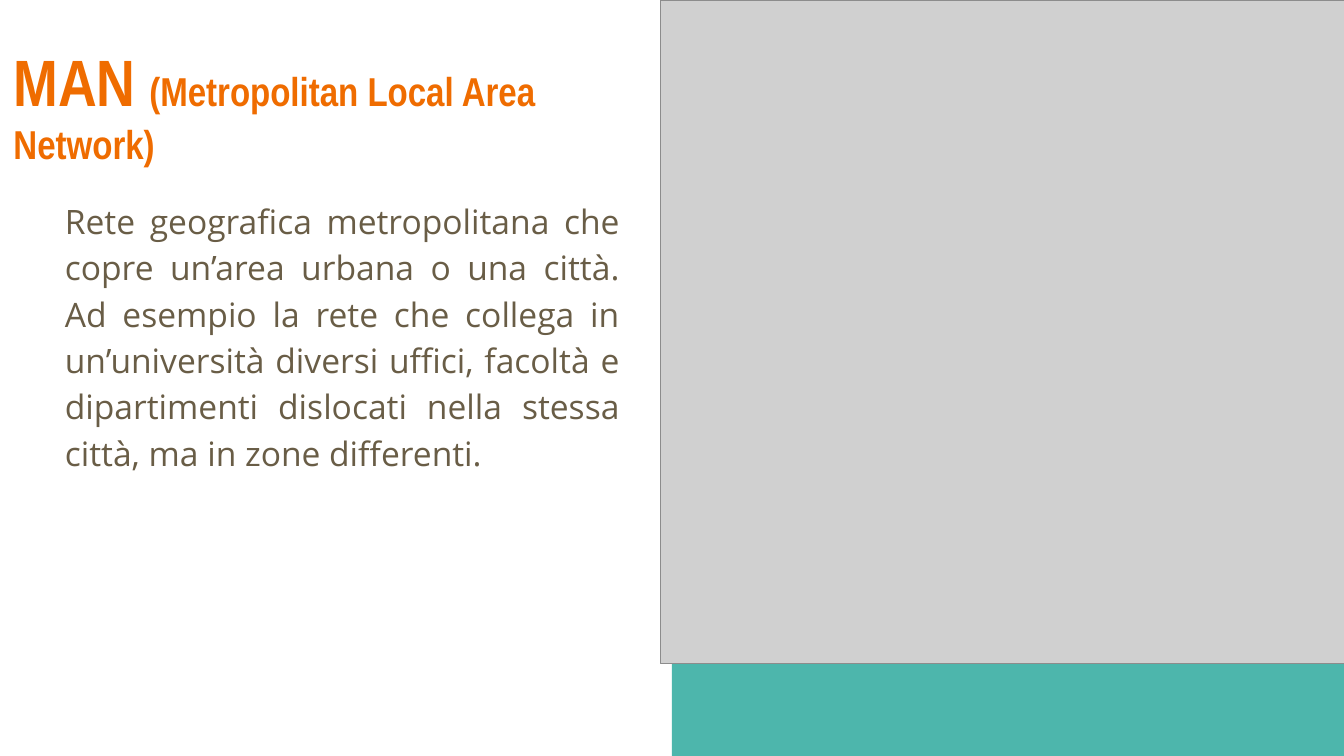
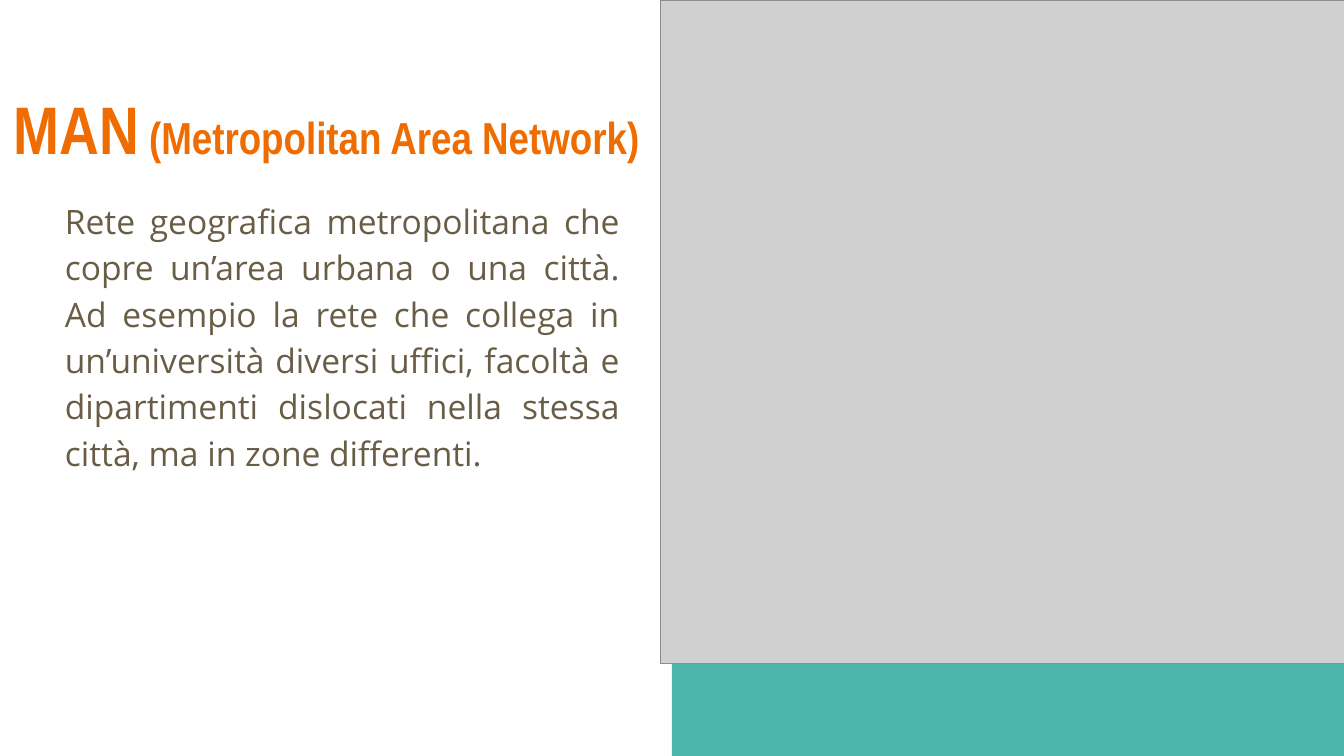
Before and after one commit to LeleCazza/LeleCazza.github.io, a slide deck: slide 7 of reti_informatiche/materiale/lezione_1_reti_introduzione.pptx. Drawn at 1344x756 pixels with LibreOffice and Linux fonts; fonts in the diff are those of the drawing; grey boxes stand for pictures. Boxes give left, top, right and bottom in pixels: in the first picture for what was removed or moved away, otherwise in the second. Text is boxed around its words. In the diff, an @@ line names an element or a change of style, - is before the commit and + after.

```diff
--- a/reti_informatiche/materiale/lezione_1_reti_introduzione.pptx
+++ b/reti_informatiche/materiale/lezione_1_reti_introduzione.pptx
@@ title at bbox=[13, 107, 639, 163]: text changed; size 21.6 to 24 pt @@
-MAN (Metropolitan Local Area Network)
+MAN (Metropolitan Area Network)
```
Also in this commit, not shown: 1 other file.
